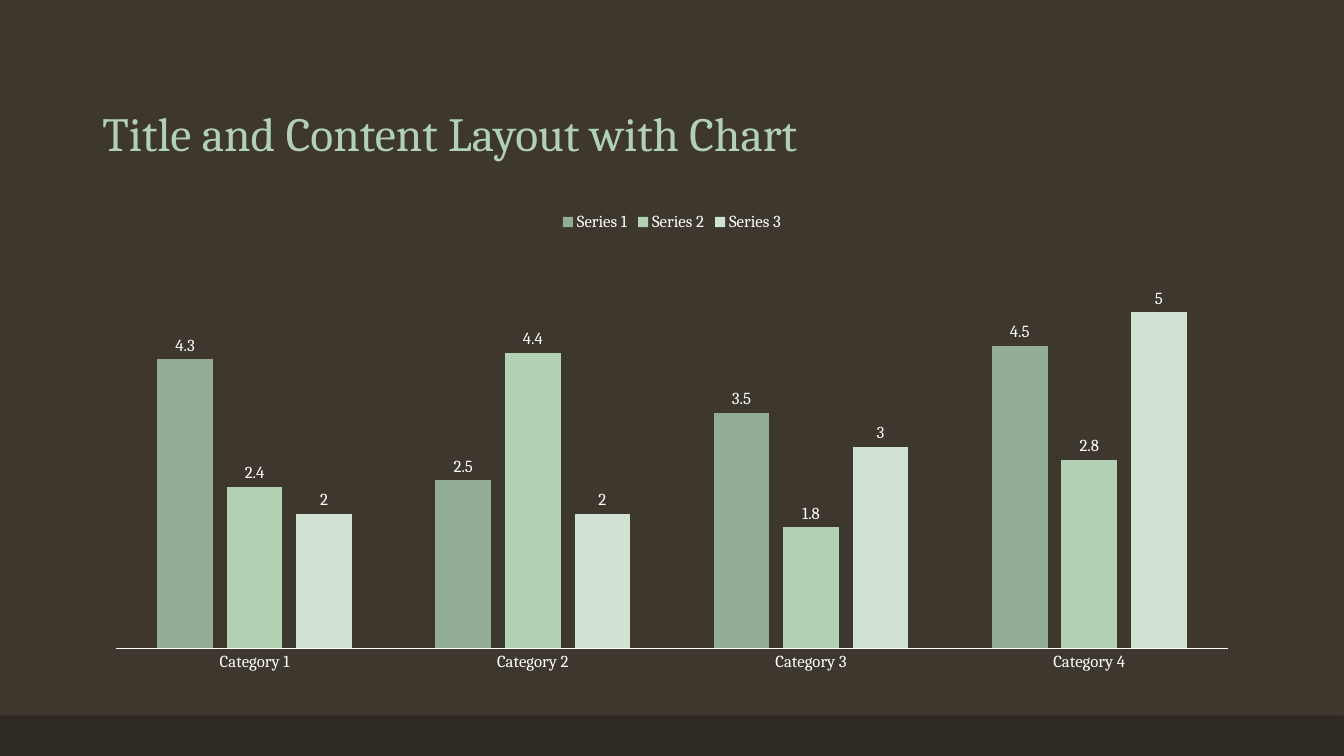
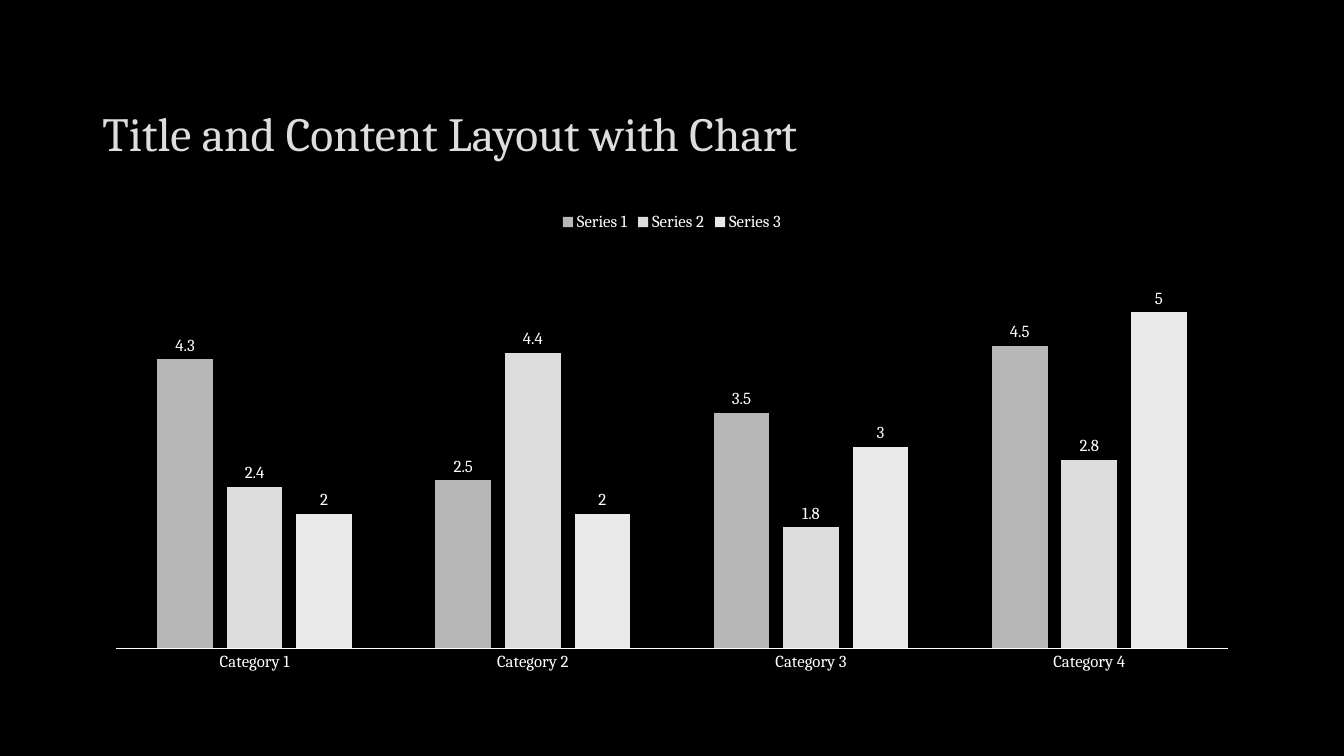
Before and after one commit to ndgigliotti/dsc-phase-2-project, a slide deck: slide 3 of presentation/presentation.pptx. Drawn at 1344x756 pixels with LibreOffice and Linux fonts; fonts in the diff are those of the drawing. Boxes give left, top, right and bottom in pixels: in the first picture for what was removed or moved away, otherwise in the second. Text is boxed around its words. In the diff, an @@ line names an element or a change of style, - is before the commit and + after.

```diff
--- a/presentation/presentation.pptx
+++ b/presentation/presentation.pptx
@@ background #3D372E to #000000 @@
@@ title "Title and Content Layout with ..." at (102, 118, 797, 161): text colour #B2D0B4 to #DDDDDD @@
@@ column chart at (93, 202, 1252, 682) @@
@@ colour of Series 1 #94AC95 to #B7B7B7 @@
@@ colour of Series 2 #B2D0B4 to #DDDDDD @@
@@ colour of Series 3 #D1E2D2 to #EAEAEA @@
@@ rectangle removed at (0, 716, 1344, 756) @@
```
Also in this commit, not shown: 9 other slides changed, 1 slide added, 1 slide removed, 2 other files.
